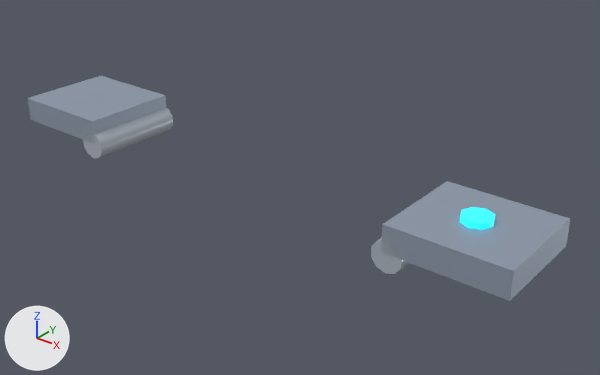
Two versions of the glTF model game/assets/structures/tower_skywatch_rate_s2.glb, one commit apart.
One viewpoint serves both versions: a camera (50 mm lens) standing at (0.96, -1.067, 2.718) and looking at (0.077, 0.037, 2.034). The lights are fixed; the arrows at lower left show +X, +Y and +Z. The older version comes first. Where no turn or scale is listed for an object, it has been applied to the vertices. Vertices at exactly the same position are counted once.

The older version as bpy lines, for what is in view:
```python
ob_skywatch_belt_guide_l = bpy.data.objects.new('skywatch_belt_guide_l', me_mesh_0)
ob_skywatch_belt_guide_l.location = (0.46, 0.0, 2.08)
ob_skywatch_belt_guide_r = bpy.data.objects.new('skywatch_belt_guide_r', me_mesh_2)
ob_skywatch_belt_guide_r.location = (-0.46, 0.0, 2.08)
ob_skywatch_belt_guide_roller_l = bpy.data.objects.new('skywatch_belt_guide_roller_l', me_mesh_1)
ob_skywatch_belt_guide_roller_l.location = (0.36, 0.0, 2.05)
ob_skywatch_belt_guide_roller_r = bpy.data.objects.new('skywatch_belt_guide_roller_r', me_mesh_3)
ob_skywatch_belt_guide_roller_r.location = (-0.36, 0.0, 2.05)
ob_skywatch_up_rate_l2_stud = bpy.data.objects.new('skywatch_up_rate_l2_stud', me_mesh_4)
ob_skywatch_up_rate_l2_stud.location = (0.46, 0.0, 2.105)
```
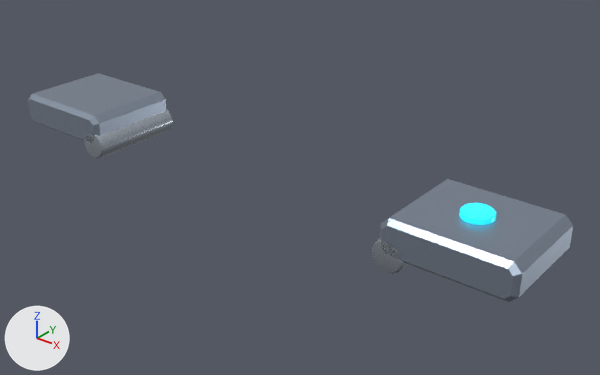
Location of each change, (x1, y1, x2, y2) in pixels of the pictures (600 x 375 px):
'skywatch_belt_guide_l', surface changed, reshaped
    before: (381, 181, 570, 301)
    after: (380, 179, 573, 302)
'skywatch_belt_guide_r', surface changed, reshaped
    before: (27, 76, 166, 144)
    after: (28, 73, 167, 142)
'skywatch_belt_guide_roller_r', surface changed, reshaped
    before: (83, 108, 173, 159)
    after: (84, 109, 172, 158)
'skywatch_belt_guide_roller_l', surface changed, reshaped (darker)
    before: (371, 237, 409, 274)
    after: (372, 238, 408, 273)
'skywatch_up_rate_l2_stud', reshaped, moved
    before: (460, 207, 495, 230)
    after: (459, 203, 496, 225)

The change in detail:
In material 'steel_plate' (mat_steel_plate), metallic goes from 0.34 to 0.8.
In material 'steel_plate' (mat_steel_plate), roughness goes from 0.48 to 0.38.
In material 'chrome' (mat_chrome), metallic goes from 0.4 to 0.95.
me_mesh_0 is used by ob_skywatch_belt_guide_l; location (0.46, 0.0, 2.08).
me_mesh_0 had 8 vertices, 12 faces and spanned x -0.11..0.11, y -0.1..0.1, z -0.025..0.025.
me_mesh_0 now has 32 vertices, 60 faces and spans x -0.119..0.119, y -0.1..0.1, z -0.034..0.034.
me_mesh_0 part 1: the whole mesh is rebuilt.
me_mesh_1 is used by ob_skywatch_belt_guide_roller_l; location (0.36, 0.0, 2.05).
me_mesh_1 had 24 vertices, 40 faces and spanned x -0.029..0.029, y -0.1..0.1, z -0.03..0.03.
me_mesh_1 now has 134 vertices, 256 faces and spans x -0.03..0.03, y -0.1..0.1, z -0.03..0.03.
me_mesh_1 part 2: 22 vertices removed from x -0.029..0.029, y -0.1..0.1, z -0.03..0.03; 132 vertices added at x -0.03..0.03, y -0.1..0.1, z -0.03..0.03.
me_mesh_2 is used by ob_skywatch_belt_guide_r; location (-0.46, 0.0, 2.08).
me_mesh_2 had 8 vertices, 12 faces and spanned x -0.11..0.11, y -0.1..0.1, z -0.025..0.025.
me_mesh_2 now has 32 vertices, 60 faces and spans x -0.119..0.119, y -0.1..0.1, z -0.034..0.034.
me_mesh_2 part 3: the whole mesh is rebuilt.
me_mesh_3 is used by ob_skywatch_belt_guide_roller_r; location (-0.36, 0.0, 2.05).
me_mesh_3 had 24 vertices, 40 faces and spanned x -0.029..0.029, y -0.1..0.1, z -0.03..0.03.
me_mesh_3 now has 134 vertices, 256 faces and spans x -0.03..0.03, y -0.1..0.1, z -0.03..0.03.
me_mesh_3 part 4: 22 vertices removed from x -0.029..0.029, y -0.1..0.1, z -0.03..0.03; 132 vertices added at x -0.03..0.03, y -0.1..0.1, z -0.03..0.03.
me_mesh_4 is used by ob_skywatch_up_rate_l2_stud; location (0.46, 0.0, 2.105).
me_mesh_4 had 20 vertices, 32 faces and spanned x -0.028..0.028, y -0.028..0.028, z -0.011..0.011.
me_mesh_4 now has 134 vertices, 256 faces and spans x -0.028..0.028, y -0.028..0.028, z -0.011..0.011.
me_mesh_4 part 5: 18 vertices removed from x -0.028..0.028, y -0.028..0.028, z -0.011..0.011; 132 vertices added at x -0.028..0.028, y -0.028..0.028, z -0.011..0.011.
Object 'skywatch_up_rate_l2_stud' (ob_skywatch_up_rate_l2_stud) moves from (0.46, 0.0, 2.105) to (0.46, 0.0, 2.114).
